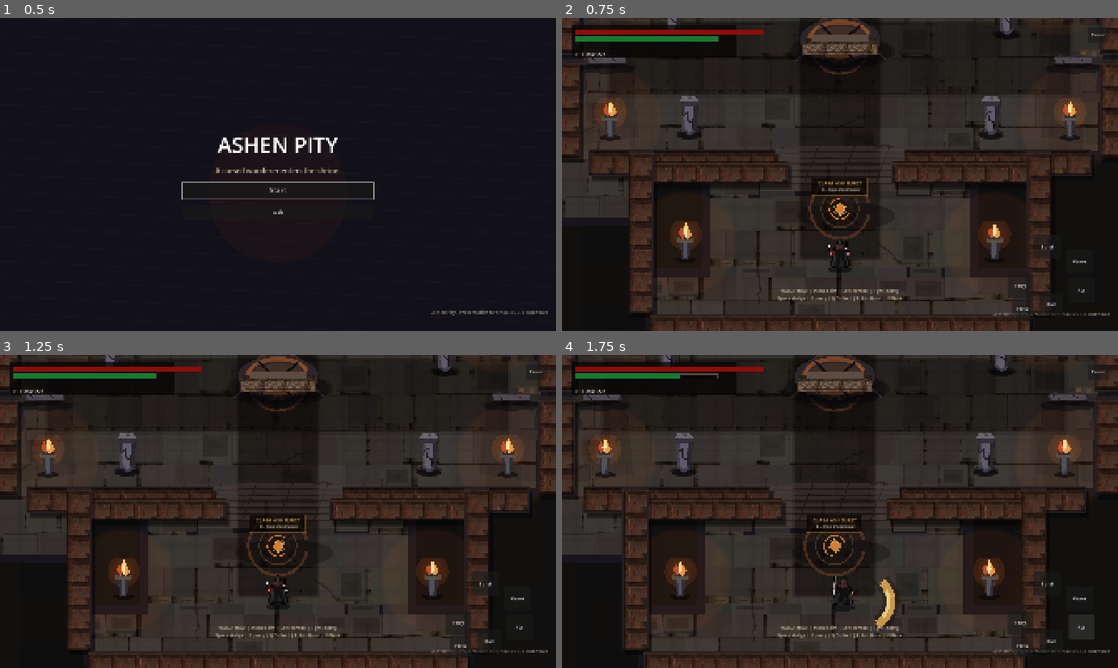
Above: before the commit, frames 1-4 (two rows, left to right).
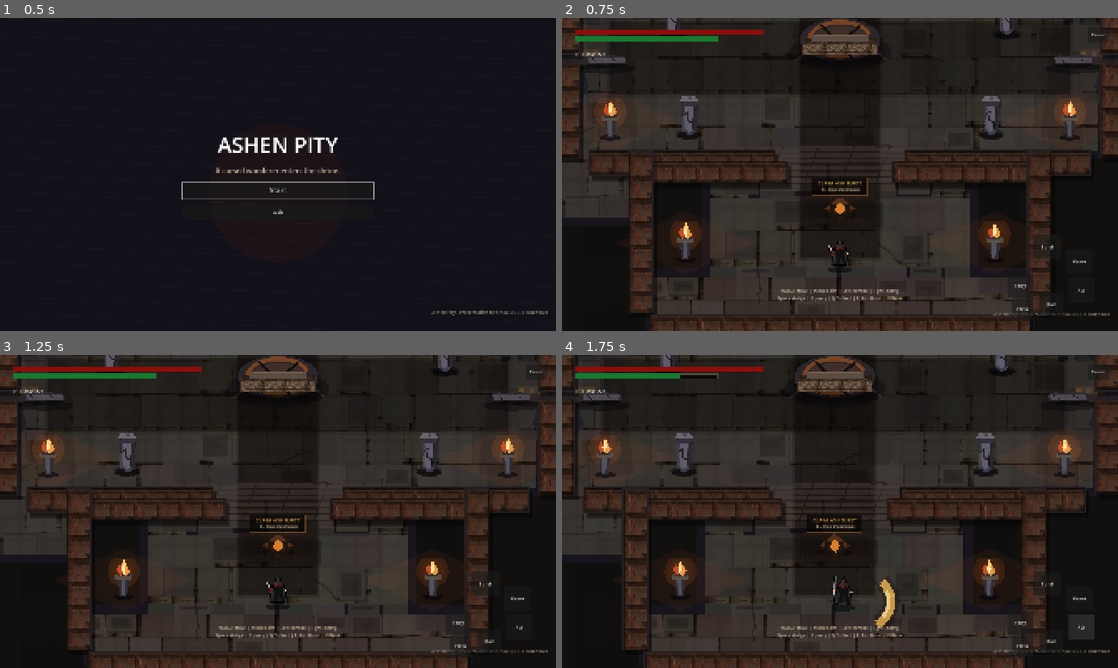
Above: after the commit, the same moments.

Repository: Seifeldin02/AshenPity
Game: Godot game, scene res://scenes/boot/Boot.tscn
Two runs of this game, one before a commit and one after it. Both use one fixed random seed, a clock stepped at 60 frames per second and the inputs below.
Inputs:
- Up to frame 1 (0.5 s): no input
- Up to frame 2 (0.75 s): click "Start" at 0.5 s
- Up to frame 3 (1.25 s): no input
- Up to frame 4 (1.75 s): click "Atk" at 1.25 s

Frame 1 is identical in both runs. In frame 2, 1.2% of the frame differs, in the area x 1-97%, y 0-94%; in frame 3, 1.2%; in frame 4, 1.2%.

Commit message:
polish: improve combat clarity and hud readability

Diff:
--- a/scripts/effects/CombatEffect.gd
+++ b/scripts/effects/CombatEffect.gd
@@ -115,24 +115,20 @@
 
 
 func _draw_ash_burst(alpha: float) -> void:
-	for i in 3:
-		var radius := 68.0 + float(i) * 42.0 + (1.0 - alpha) * 36.0
-		draw_arc(Vector2.ZERO, radius, _age * 2.4 + float(i), _age * 2.4 + float(i) + PI * 1.55, 56, Color(1.0, 0.48, 0.16, alpha * (0.52 - float(i) * 0.10)), 8.0 - float(i) * 1.5)
 	for i in 12:
 		var angle := float(i) * TAU / 12.0 + _age * 2.0
 		var dir := Vector2.RIGHT.rotated(angle)
-		_draw_blade_cut(dir, 54.0 + (1.0 - alpha) * 52.0, 7.0, Color(1.0, 0.72, 0.28, alpha * 0.38))
+		_draw_blade_cut(dir, 54.0 + (1.0 - alpha) * 62.0, 8.0, Color(1.0, 0.72, 0.28, alpha * 0.42))
 		_draw_texture(_textures.get("smoke"), dir * (42.0 + float(i % 3) * 18.0), Vector2(0.48, 0.48), Color(0.58, 0.45, 0.34, alpha * 0.34), angle)
+	draw_colored_polygon(_burst(112.0 + (1.0 - alpha) * 40.0, 18), Color(0.90, 0.25, 0.08, alpha * 0.16))
 
 
 func _draw_boss_spawn(alpha: float) -> void:
 	var grow := 1.0 - alpha
-	for i in 4:
-		var radius := 62.0 + float(i) * 42.0 + grow * 56.0
-		draw_arc(Vector2.ZERO, radius, -_age * 2.2 + float(i) * 0.7, -_age * 2.2 + float(i) * 0.7 + PI * 1.75, 72, Color(1.0, 0.34, 0.10, alpha * (0.58 - float(i) * 0.09)), 8.0 - float(i))
 	for i in 14:
 		var angle := float(i) * TAU / 14.0 + _age * 1.4
 		var dir := Vector2.RIGHT.rotated(angle)
+		_draw_blade_cut(dir, 70.0 + grow * 92.0, 10.0, Color(1.0, 0.36, 0.10, alpha * 0.32))
 		_draw_texture(_textures.get("smoke"), dir * (34.0 + grow * 96.0 + float(i % 4) * 12.0), Vector2(0.68, 0.68), Color(0.50, 0.34, 0.25, alpha * 0.38), angle)
 	draw_colored_polygon(_burst(98.0 + grow * 88.0, 18), Color(0.70, 0.08, 0.03, alpha * 0.22))
 
--- a/scripts/enemies/EnemyProjectile.gd
+++ b/scripts/enemies/EnemyProjectile.gd
@@ -28,9 +28,19 @@
 
 func _draw() -> void:
 	var dir := direction.normalized() if direction.length() > 0.001 else Vector2.RIGHT
-	draw_line(-dir * 22.0, dir * 18.0, Color(0.94, 0.76, 0.46, 0.88), 5.0)
-	draw_line(-dir * 10.0, dir * 24.0, Color(0.36, 0.12, 0.08, 0.82), 2.0)
-	draw_circle(Vector2.ZERO, 5.0, Color(1.0, 0.42, 0.18, 0.68))
+	var side := dir.orthogonal()
+	draw_colored_polygon(PackedVector2Array([
+		dir * 25.0,
+		-dir * 10.0 + side * 7.0,
+		-dir * 22.0,
+		-dir * 10.0 - side * 7.0,
+	]), Color(0.92, 0.58, 0.22, 0.86))
+	draw_colored_polygon(PackedVector2Array([
+		dir * 15.0,
+		-dir * 5.0 + side * 3.0,
+		-dir * 12.0,
+		-dir * 5.0 - side * 3.0,
+	]), Color(1.0, 0.86, 0.48, 0.76))
 
 
 func _on_body_entered(body: Node) -> void:
--- a/scripts/enemies/ShrineGuardianVisual.gd
+++ b/scripts/enemies/ShrineGuardianVisual.gd
@@ -203,10 +203,16 @@
 	var ring_color := Color(1.0, 0.32, 0.12, 0.60 + pulse * 0.20)
 	if collect_ready:
 		ring_color = Color(1.0, 0.78, 0.30, 0.86)
-	draw_arc(Vector2.ZERO, 54.0 + pulse * 8.0, 0.0, TAU, 48, ring_color, 5.0)
-	for i in 6:
-		var angle := _time * 1.8 + float(i) * TAU / 6.0
-		_draw_texture(_effects.get("smoke"), Vector2.RIGHT.rotated(angle) * (43.0 + pulse * 7.0), Vector2(0.34, 0.34), ring_color, 0.0)
+	var y := -68.0 if enemy_kind != "hound" else -50.0
+	var mark := PackedVector2Array([
+		Vector2(0, y - 18.0 - pulse * 4.0),
+		Vector2(16.0 + pulse * 4.0, y),
+		Vector2(0, y + 18.0 + pulse * 4.0),
+		Vector2(-16.0 - pulse * 4.0, y),
+	])
+	draw_colored_polygon(mark, Color(0.08, 0.02, 0.01, 0.55))
+	draw_colored_polygon(PackedVector2Array([mark[0], mark[1], Vector2.ZERO + Vector2(0, y), mark[3]]), ring_color)
+	_draw_texture(_effects.get("flame"), Vector2(0, y), Vector2(0.32, 0.32), ring_color, _time * 2.0)
 
 
 func _draw_telegraph() -> void:
@@ -306,7 +312,10 @@
 		var angle := float(i) * TAU / 7.0 + _time * 1.5
 		var dir := Vector2.RIGHT.rotated(angle)
 		_draw_texture(_effects.get("smoke"), dir * (14.0 + t * 52.0), Vector2(0.42, 0.42), Color(0.66, 0.54, 0.42, alpha * 0.34), angle)
-	draw_arc(Vector2.ZERO, 46.0 + t * 34.0, _time, _time + PI * 1.6, 42, Color(1.0, 0.38, 0.12, alpha * 0.45), 5.0)
+	for i in 5:
+		var angle := float(i) * TAU / 5.0 + _time * 0.4
+		var dir := Vector2.RIGHT.rotated(angle)
+		_draw_ground_tear(dir * (22.0 + t * 34.0), dir, Color(1.0, 0.38, 0.12, alpha * 0.45))
 
 
 func _should_draw_local_health() -> bool:
@@ -322,7 +331,6 @@
 	draw_rect(bg.grow(2.0), Color(0.015, 0.010, 0.008, 0.78))
 	draw_rect(bg, Color(0.06, 0.035, 0.032, 0.92))
 	draw_rect(Rect2(bg.position, Vector2(bg.size.x * health_ratio, bg.size.y)), Color(0.66, 0.035, 0.025, 0.96))
-	draw_line(bg.position + Vector2(0, bg.size.y + 2), bg.position + Vector2(bg.size.x, bg.size.y + 2), Color(0.92, 0.72, 0.45, 0.18), 1.0)
 
 
 func _draw_warning_lane(reach: float, width: float, tint: Color, direction_value: Vector2 = Vector2.ZERO) -> void:
@@ -378,18 +386,13 @@
 
 
 func _draw_warning_burst(radius: float, tint: Color, points_count: int = 14) -> void:
-	draw_colored_polygon(_ellipse(Vector2.ZERO, radius * 0.84, radius * 0.34), Color(0.05, 0.012, 0.006, tint.a * 0.26))
-	for ring in 3:
-		var ring_radius := radius * (0.42 + float(ring) * 0.20)
-		var start := _time * 0.7 + float(ring) * 0.9
-		draw_arc(Vector2.ZERO, ring_radius, start, start + PI * 1.42, 42, Color(tint.r, tint.g, tint.b, tint.a * (0.72 - float(ring) * 0.16)), 4.0 - float(ring) * 0.7)
 	for i in min(points_count, 12):
 		var angle := TAU * float(i) / float(min(points_count, 12)) + _time * 0.16
 		var dir := Vector2.RIGHT.rotated(angle)
 		var pos := dir * radius * (0.44 + float(i % 3) * 0.09)
 		_draw_texture(_effects.get("flame"), pos, Vector2(0.28, 0.28), Color(1.0, 0.45, 0.16, tint.a * 0.46), angle)
-		if i % 2 == 0:
-			_draw_ground_tear(pos, dir, tint)
+		_draw_ground_tear(pos, dir, tint)
+	draw_colored_polygon(_jagged_patch(Vector2.ZERO, radius * 0.72, 14), Color(tint.r, tint.g * 0.72, tint.b * 0.50, tint.a * 0.20))
 
 
 func _draw_ground_tear(center: Vector2, dir: Vector2, tint: Color) -> void:
@@ -412,6 +415,15 @@
 	return points
 
 
+func _jagged_patch(center: Vector2, radius: float, count: int) -> PackedVector2Array:
+	var points := PackedVector2Array()
+	for i in count:
+		var angle := TAU * float(i) / float(count)
+		var scale := 0.70 if i % 2 == 0 else 1.0
+		points.append(center + Vector2.RIGHT.rotated(angle) * radius * scale * Vector2(1.0, 0.36))
+	return points
+
+
 func _draw_texture_centered(texture: Texture2D, offset: Vector2, scale_value: Vector2, tint: Color) -> void:
 	if texture == null:
 		return
--- a/scripts/player/PlayerVisual.gd
+++ b/scripts/player/PlayerVisual.gd
@@ -11,8 +11,7 @@
 	"weapon": "res://assets/sprites/upgrade/player_weapon.png",
 }
 
-const BODY_SCALE := Vector2(0.86, 0.86)
-const WEAPON_SCALE := Vector2(0.54, 0.54)
+const BODY_SCALE := Vector2(0.84, 0.84)
 
 var facing := Vector2.RIGHT
 var state_name := "idle"
@@ -62,8 +61,6 @@
 	var body_scale := _body_scale()
 	draw_set_transform(Vector2(0, bob), body_rotation, Vector2(flip * body_scale.x, body_scale.y))
 	_draw_texture_centered(frame, Vector2(0, -24), BODY_SCALE, tint)
-	if state_name == "idle" or state_name == "move":
-		_draw_texture_centered(_sprites["weapon"], Vector2(29, -28), WEAPON_SCALE, Color.WHITE)
 	draw_set_transform(Vector2.ZERO, 0.0, Vector2.ONE)
 
 
@@ -85,39 +82,39 @@
 
 func _bob_offset() -> float:
 	if state_name == "move":
-		return sin(_time * 20.0) * 1.35
-	if state_name == "dodge":
-		return -1.5
+		return sin(_time * 14.0) * 0.7
+	if state_name == "dodge":
+		return -0.8
 	if state_name.begins_with("collect"):
-		return -2.0
-	return sin(_time * 5.0) * 0.75
+		return -1.0
+	return sin(_time * 4.2) * 0.45
 
 
 func _body_rotation(flip: float) -> float:
 	if state_name == "move":
-		return sin(_time * 18.0) * 0.035 * flip
+		return sin(_time * 14.0) * 0.018 * flip
 	if state_name.ends_with("_windup"):
-		return -0.10 * flip
+		return -0.055 * flip
 	if state_name.ends_with("_active"):
-		return 0.08 * flip
+		return 0.045 * flip
 	if state_name.begins_with("collect"):
-		return 0.11 * flip
+		return 0.060 * flip
 	if state_name == "hurt":
-		return sin(_time * 46.0) * 0.06
+		return sin(_time * 32.0) * 0.035
 	return 0.0
 
 
 func _body_scale() -> Vector2:
 	if state_name == "move":
-		return Vector2(1.0 + abs(sin(_time * 18.0)) * 0.025, 1.0 - abs(sin(_time * 18.0)) * 0.018)
-	if state_name == "dodge":
-		return Vector2(1.12, 0.88)
+		return Vector2(1.0 + abs(sin(_time * 14.0)) * 0.010, 1.0 - abs(sin(_time * 14.0)) * 0.008)
+	if state_name == "dodge":
+		return Vector2(1.06, 0.94)
 	if state_name.ends_with("_windup"):
-		return Vector2(0.96, 1.05)
+		return Vector2(0.98, 1.02)
 	if state_name.ends_with("_active"):
-		return Vector2(1.08, 0.96)
+		return Vector2(1.04, 0.98)
 	if state_name.begins_with("collect"):
-		return Vector2(1.13, 0.94)
+		return Vector2(1.07, 0.97)
 	return Vector2.ONE
 
 
--- a/scripts/ui/HUD.gd
+++ b/scripts/ui/HUD.gd
@@ -225,14 +225,4 @@
 
 
 func _build_backplates() -> void:
-	var root := $Root
-	var left := ColorRect.new()
-	left.name = "HudBackplate"
-	left.color = Color(0.015, 0.013, 0.012, 0.72)
-	left.anchor_left = 0.018
-	left.anchor_top = 0.022
-	left.anchor_right = 0.315
-	left.anchor_bottom = 0.128
-	left.mouse_filter = Control.MOUSE_FILTER_IGNORE
-	root.add_child(left)
-	root.move_child(left, 0)
+	pass
--- a/scripts/world/LootShrine.gd
+++ b/scripts/world/LootShrine.gd
@@ -35,13 +35,12 @@
 func _draw() -> void:
 	var glow := 0.38 + sin(_pulse * 4.0) * 0.08
 	draw_colored_polygon(_ellipse(Vector2(0, 18), 46.0, 15.0, 28), Color(0.02, 0.015, 0.014, 0.42))
-	draw_circle(Vector2.ZERO, 36.0, Color(0.72, 0.34, 0.12, glow * 0.18))
-	draw_circle(Vector2.ZERO, 25.0, Color(0.10, 0.075, 0.060, 0.92))
-	draw_arc(Vector2.ZERO, 29.0, _pulse * 1.4, _pulse * 1.4 + PI * 1.45, 30, Color(1.0, 0.58, 0.20, 0.78), 3.0)
-	draw_arc(Vector2.ZERO, 18.0, -_pulse * 1.9, -_pulse * 1.9 + PI * 1.2, 24, Color(0.86, 0.76, 0.56, 0.58), 2.0)
+	var pedestal := Rect2(Vector2(-26, -12), Vector2(52, 38))
+	draw_rect(pedestal.grow(8.0), Color(0.72, 0.34, 0.12, glow * 0.12))
+	draw_rect(pedestal, Color(0.10, 0.075, 0.060, 0.92))
+	draw_rect(pedestal.grow(-8.0), Color(1.0, 0.45, 0.16, glow * 0.20))
 	var sigil := _sigil_points()
 	draw_colored_polygon(sigil, Color(0.94, 0.55, 0.20, 0.88))
-	draw_polyline(sigil + PackedVector2Array([sigil[0]]), Color(1.0, 0.86, 0.48, 0.62), 2.0)
 	_draw_prompt()
 
 
--- a/scripts/world/ShrineRouteLayer.gd
+++ b/scripts/world/ShrineRouteLayer.gd
@@ -66,7 +66,8 @@
 		var point := _ash[i]
 		if PerformanceStats.lightweight_mode and int(point.x + point.y) % 2 == 0:
 			continue
-		draw_circle(point, 1.0 + float(i % 3) * 0.35, Color(0.78, 0.70, 0.58, 0.075))
+		var size := 1.5 + float(i % 3) * 0.4
+		draw_rect(Rect2(point - Vector2(size, size) * 0.5, Vector2(size, size)), Color(0.78, 0.70, 0.58, 0.065))
 	for torch_pos in Route.TORCHES:
 		_draw_light_pool(torch_pos, 145.0)
 
@@ -86,7 +87,6 @@
 
 func _draw_foreground() -> void:
 	draw_rect(Rect2(-500, Route.CAMERA_LIMIT_TOP - 36, 1000, 48), Color("#100e13"))
-	draw_line(Vector2(-440, Route.CAMERA_LIMIT_TOP + 12), Vector2(440, Route.CAMERA_LIMIT_TOP + 12), Color(0.52, 0.43, 0.35, 0.18), 4.0)
 
 
 func _draw_room_floor(room: Rect2) -> void:
@@ -148,9 +148,6 @@
 	draw_colored_polygon(left_apron, Color("#25232a"))
 	draw_colored_polygon(right_apron, Color("#25232a"))
 	draw_colored_polygon(altar_apron, Color("#2b252b"))
-	draw_polyline(left_apron + PackedVector2Array([left_apron[0]]), Color(0.32, 0.29, 0.32, 0.22), 3.0)
-	draw_polyline(right_apron + PackedVector2Array([right_apron[0]]), Color(0.32, 0.29, 0.32, 0.22), 3.0)
-	draw_polyline(altar_apron + PackedVector2Array([altar_apron[0]]), Color(0.36, 0.31, 0.32, 0.22), 3.0)
 
 
 func _draw_route_runners() -> void:
@@ -158,7 +155,7 @@
 	_draw_runner(Rect2(-650, -110, 1300, 220), Color(0.12, 0.095, 0.105, 0.28))
 	_draw_runner(Rect2(-345, -585, 690, 155), Color(0.17, 0.12, 0.11, 0.32))
 	for marker in [Vector2(0, 420), Vector2(0, -38), Vector2(0, -505)]:
-		_draw_floor_medallion(marker)
+		_draw_floor_marker(marker)
 
 
 func _draw_floor_cell_overlay() -> void:
@@ -177,18 +174,21 @@
 	draw_rect(rect, Color(0.025, 0.020, 0.022, tint.a * 0.52))
 	_draw_tiled_texture(_textures.get("floor_warm"), rect.grow(-8.0), tint)
 	draw_rect(rect.grow(-8.0), Color(0.03, 0.018, 0.016, 0.12))
-	draw_line(rect.position + Vector2(10, 8), Vector2(rect.end.x - 10, rect.position.y + 8), Color(0.74, 0.50, 0.32, 0.10), 3.0)
-	draw_line(Vector2(rect.position.x + 10, rect.end.y - 8), rect.end - Vector2(10, 8), Color(0.02, 0.014, 0.012, 0.24), 4.0)
-
-
-func _draw_floor_medallion(center: Vector2) -> void:
-	draw_colored_polygon(_ellipse(center + Vector2(18, 20), 138.0, 38.0), Color(0.02, 0.014, 0.013, 0.30))
-	draw_arc(center, 82.0, 0.2, TAU - 0.2, 58, Color(0.72, 0.38, 0.18, 0.30), 8.0)
-	draw_arc(center, 52.0, -0.7, PI * 1.28, 42, Color(0.90, 0.58, 0.26, 0.22), 4.0)
-	var dir_a := Vector2.RIGHT.rotated(0.72)
-	var dir_b := Vector2.RIGHT.rotated(-0.72)
-	draw_line(center - dir_a * 70.0, center + dir_a * 70.0, Color(0.04, 0.025, 0.022, 0.44), 5.0)
-	draw_line(center - dir_b * 70.0, center + dir_b * 70.0, Color(0.04, 0.025, 0.022, 0.44), 5.0)
+
+
+func _draw_floor_marker(center: Vector2) -> void:
+	var base := Rect2(center - Vector2(105, 34), Vector2(210, 68))
+	draw_rect(Rect2(base.position + Vector2(16, 18), base.size), Color(0.02, 0.014, 0.013, 0.26))
+	draw_rect(base, Color(0.13, 0.075, 0.054, 0.24))
+	draw_rect(base.grow(-8.0), Color(0.03, 0.020, 0.018, 0.24))
+	var diamond := PackedVector2Array([
+		center + Vector2(0, -34),
+		center + Vector2(42, 0),
+		center + Vector2(0, 34),
+		center + Vector2(-42, 0),
+	])
+	draw_colored_polygon(diamond, Color(0.55, 0.25, 0.12, 0.24))
+	draw_colored_polygon(PackedVector2Array([diamond[0], diamond[1], center, diamond[3]]), Color(0.82, 0.48, 0.20, 0.18))
 
 
 func _draw_stairs() -> void:
@@ -202,14 +202,12 @@
 
 func _draw_boss_dais() -> void:
 	var center := Vector2(0, -365)
-	draw_colored_polygon(_ellipse(center + Vector2(26, 28), 260.0, 72.0), Color(0.015, 0.010, 0.009, 0.42))
-	draw_arc(center, 170.0, 0.02, TAU - 0.02, 72, Color(0.68, 0.24, 0.14, 0.34), 12.0)
-	draw_arc(center, 116.0, -0.5, PI * 1.35, 58, Color(1.0, 0.56, 0.24, 0.22), 5.0)
-	draw_colored_polygon(_ellipse(center, 120.0, 34.0), Color(0.10, 0.052, 0.040, 0.26))
-	for i in 6:
-		var angle := float(i) * TAU / 6.0 + 0.35
-		var dir := Vector2.RIGHT.rotated(angle)
-		draw_line(center + dir * 46.0, center + dir * 146.0, Color(0.05, 0.022, 0.017, 0.42), 4.0)
+	draw_rect(Rect2(center - Vector2(250, 64) + Vector2(24, 28), Vector2(500, 128)), Color(0.015, 0.010, 0.009, 0.36))
+	draw_rect(Rect2(center - Vector2(220, 54), Vector2(440, 108)), Color(0.14, 0.065, 0.048, 0.30))
+	draw_rect(Rect2(center - Vector2(170, 34), Vector2(340, 68)), Color(0.05, 0.026, 0.022, 0.34))
+	for i in 5:
+		var x := center.x - 160.0 + float(i) * 80.0
+		draw_rect(Rect2(Vector2(x - 14.0, center.y - 52.0), Vector2(28.0, 104.0)), Color(0.42, 0.18, 0.10, 0.20))
 
 
 func _draw_room_landmarks() -> void:
@@ -224,7 +222,15 @@
 func _draw_light_pool(center: Vector2, radius: float) -> void:
 	for i in 5:
 		var t := float(i) / 7.0
-		draw_circle(center, radius * (1.0 - t * 0.12), Color(0.96, 0.42, 0.16, 0.020 * (1.0 - t)))
+		var w := radius * (1.35 - t * 0.16)
+		var h := radius * (0.62 - t * 0.06)
+		var alpha := 0.018 * (1.0 - t)
+		draw_colored_polygon(PackedVector2Array([
+			center + Vector2(0, -h),
+			center + Vector2(w, 0),
+			center + Vector2(0, h),
+			center + Vector2(-w, 0),
+		]), Color(0.96, 0.42, 0.16, alpha))
 
 
 func _build_marks() -> void:
--- a/scripts/world/ShrineWallVisual.gd
+++ b/scripts/world/ShrineWallVisual.gd
@@ -30,8 +30,8 @@
 	_draw_texture_tiled(_wall_texture, rect.grow(-3.0), Color(0.54, 0.45, 0.42, 0.92))
 	var inner := Rect2(Vector2(-size.x * 0.5 + 5.0, -size.y * 0.5 + 5.0), size - Vector2(10, 10))
 	draw_rect(inner, Color(0.02, 0.018, 0.022, 0.36), false, 2.0)
-	draw_line(Vector2(-size.x * 0.5, -size.y * 0.5 + 7.0), Vector2(size.x * 0.5, -size.y * 0.5 + 7.0), Color(0.82, 0.66, 0.48, 0.12), 3.0)
-	draw_line(Vector2(-size.x * 0.5, size.y * 0.5 - 5.0), Vector2(size.x * 0.5, size.y * 0.5 - 5.0), Color(0.02, 0.018, 0.022, 0.42), 5.0)
+	draw_rect(Rect2(Vector2(rect.position.x + 6.0, rect.position.y + 6.0), Vector2(rect.size.x - 12.0, 4.0)), Color(0.82, 0.66, 0.48, 0.10))
+	draw_rect(Rect2(Vector2(rect.position.x + 4.0, rect.end.y - 10.0), Vector2(rect.size.x - 8.0, 7.0)), Color(0.02, 0.018, 0.022, 0.34))
 
 
 func _draw_broken_wall() -> void:
@@ -43,13 +43,13 @@
 	var left := Rect2(-size.x * 0.5, -size.y * 0.5, size.x * 0.43, size.y)
 	var right := Rect2(size.x * 0.06, -size.y * 0.42, size.x * 0.43, size.y * 0.86)
 	draw_rect(left, Color("#342d2e"))
-	_draw_wall_grain(left, Color(0.16, 0.13, 0.12, 0.18))
+	_draw_stone_chips(left, Color(0.10, 0.08, 0.08, 0.18))
 	draw_rect(right, Color("#2b2629"))
-	_draw_wall_grain(right, Color(0.16, 0.13, 0.12, 0.15))
-	_draw_block_lines(left, 46.0, 28.0, Color(0.08, 0.065, 0.065, 0.20))
-	_draw_block_lines(right, 46.0, 28.0, Color(0.08, 0.065, 0.065, 0.18))
-	draw_line(Vector2(-size.x * 0.18, -size.y * 0.45), Vector2(-size.x * 0.02, size.y * 0.26), Color("#151319"), 4.0)
-	draw_line(Vector2(size.x * 0.2, -size.y * 0.34), Vector2(size.x * 0.38, size.y * 0.16), Color("#4e4649"), 3.0)
+	_draw_stone_chips(right, Color(0.10, 0.08, 0.08, 0.15))
+	_draw_block_pattern(left, 46.0, 28.0, Color(0.05, 0.04, 0.04, 0.16))
+	_draw_block_pattern(right, 46.0, 28.0, Color(0.05, 0.04, 0.04, 0.14))
+	_draw_cracked_plate(Vector2(-size.x * 0.12, -size.y * 0.08), Vector2(12, size.y * 0.58), Color("#151319"))
+	_draw_cracked_plate(Vector2(size.x * 0.28, -size.y * 0.05), Vector2(10, size.y * 0.42), Color("#4e4649"))
 
 
 func _draw_altar() -> void:
@@ -58,7 +58,7 @@
 	draw_rect(body, Color("#33292a"))
 	_draw_texture_tiled(_brick_texture, body.grow(-2.0), Color(0.70, 0.57, 0.48, 0.82))
 	draw_rect(Rect2(Vector2(-size.x * 0.38, -size.y * 0.62), Vector2(size.x * 0.76, size.y * 0.34)), Color("#5d4c42"))
-	draw_line(Vector2(-size.x * 0.38, -size.y * 0.60), Vector2(size.x * 0.38, -size.y * 0.60), Color(0.86, 0.70, 0.48, 0.28), 3.0)
+	draw_rect(Rect2(Vector2(-size.x * 0.34, -size.y * 0.60), Vector2(size.x * 0.68, 4.0)), Color(0.86, 0.70, 0.48, 0.20))
 	draw_rect(Rect2(Vector2(-size.x * 0.42, size.y * 0.24), Vector2(size.x * 0.84, 6.0)), Color(0.05, 0.035, 0.032, 0.55))
 
 
@@ -80,11 +80,11 @@
 	draw_texture_rect(texture, rect, true, tint)
 
 
-func _draw_block_lines(rect: Rect2, block_width: float, row_height: float, color: Color) -> void:
+func _draw_block_pattern(rect: Rect2, block_width: float, row_height: float, color: Color) -> void:
 	var y := rect.position.y + row_height
 	var row := 0
 	while y < rect.end.y - 4.0:
-		draw_line(Vector2(rect.position.x + 4.0, y), Vector2(rect.end.x - 4.0, y), color, 1.0)
+		draw_rect(Rect2(Vector2(rect.position.x + 4.0, y), Vector2(rect.size.x - 8.0, 2.0)), color)
 		y += row_height
 	while row * row_height < rect.size.y:
 		var offset := 0.0 if row % 2 == 0 else block_width * 0.5
@@ -92,20 +92,28 @@
 		var y0 := rect.position.y + float(row) * row_height + 4.0
 		var y1 := minf(y0 + row_height - 8.0, rect.end.y - 4.0)
 		while x < rect.end.x - 4.0:
-			draw_line(Vector2(x, y0), Vector2(x, y1), color, 1.0)
+			draw_rect(Rect2(Vector2(x - 1.0, y0), Vector2(2.0, y1 - y0)), color)
 			x += block_width
 		row += 1
 
 
-func _draw_wall_grain(rect: Rect2, color: Color) -> void:
-	var x := rect.position.x + 18.0
-	while x < rect.end.x:
-		draw_line(Vector2(x, rect.position.y + 8.0), Vector2(x - 16.0, rect.end.y - 8.0), color, 1.0)
-		x += 92.0
-	var y := rect.position.y + 17.0
-	while y < rect.end.y:
-		draw_line(Vector2(rect.position.x + 8.0, y), Vector2(rect.end.x - 8.0, y + 3.0), Color(color.r, color.g, color.b, color.a * 0.65), 1.0)
-		y += 39.0
+func _draw_stone_chips(rect: Rect2, color: Color) -> void:
+	var seed := int(abs(rect.position.x * 13.0 + rect.position.y * 7.0 + rect.size.x))
+	for i in 7:
+		var x := rect.position.x + 10.0 + fmod(float(seed + i * 37), maxf(rect.size.x - 22.0, 1.0))
+		var y := rect.position.y + 9.0 + fmod(float(seed * 2 + i * 29), maxf(rect.size.y - 18.0, 1.0))
+		var chip := Rect2(Vector2(x, y), Vector2(5.0 + float(i % 3) * 3.0, 3.0 + float((i + 1) % 2) * 3.0))
+		draw_rect(chip, color)
+
+
+func _draw_cracked_plate(center: Vector2, plate_size: Vector2, color: Color) -> void:
+	var points := PackedVector2Array([
+		center + Vector2(-plate_size.x * 0.45, -plate_size.y * 0.5),
+		center + Vector2(plate_size.x * 0.45, -plate_size.y * 0.34),
+		center + Vector2(plate_size.x * 0.28, plate_size.y * 0.5),
+		center + Vector2(-plate_size.x * 0.35, plate_size.y * 0.34),
+	])
+	draw_colored_polygon(points, color)
 
 
 func _ellipse(center: Vector2, radius_x: float, radius_y: float) -> PackedVector2Array:
Not shown, added: docs/DESIGN_REVIEW_STAGE_1_7.md
